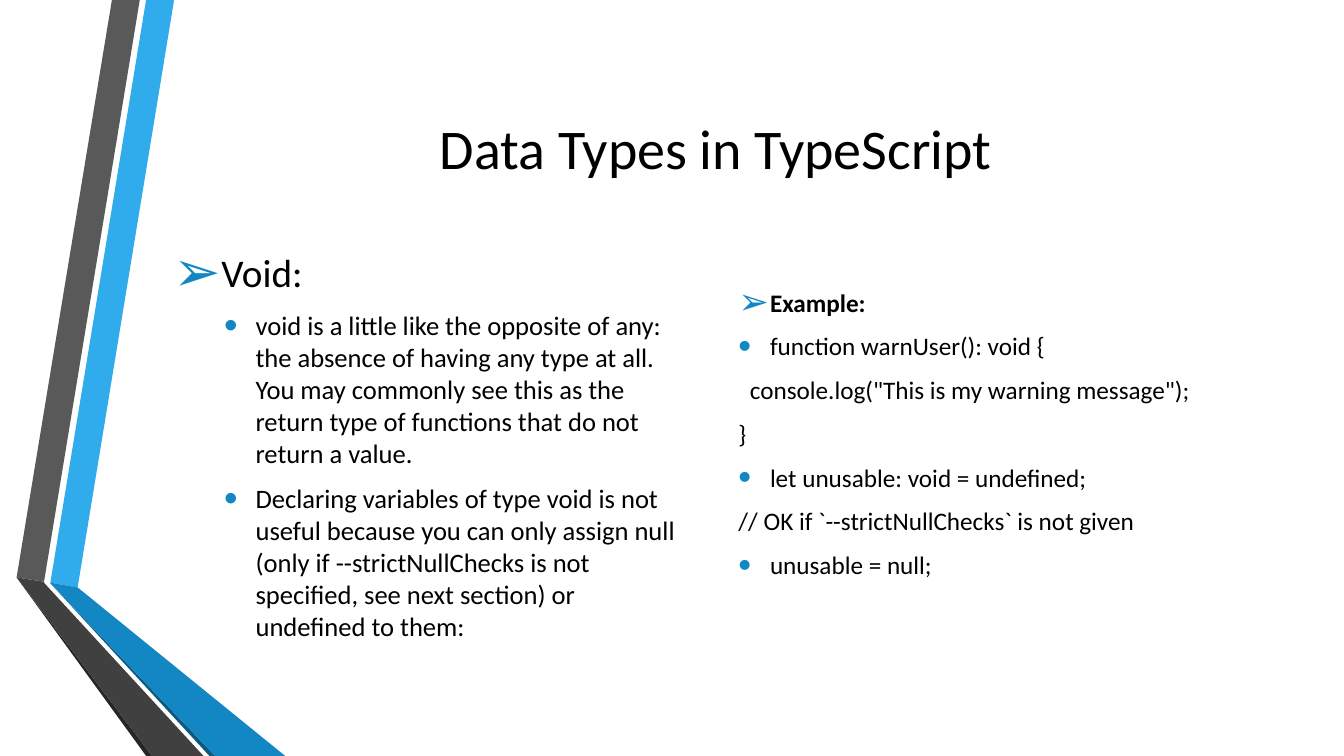
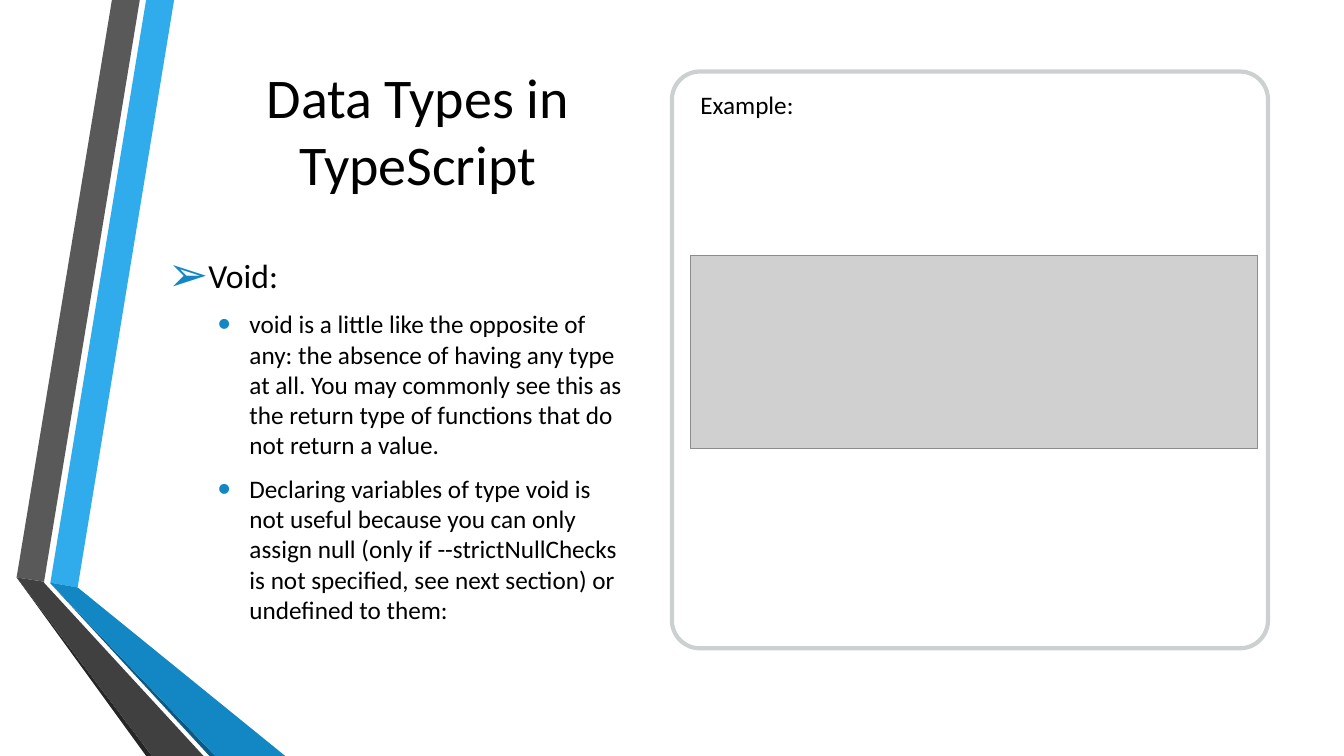
Before and after one commit to kalyank12/SoftwareParadigms, a slide deck: slide 19 of PPT/Group02-Component1.pptx. Drawn at 1344x756 pixels with LibreOffice and Linux fonts; fonts in the diff are those of the drawing; grey boxes stand for pictures; background and template pictures are left out. Boxes give left, top, right and bottom in pixels: in the first picture for what was removed or moved away, otherwise in the second. Text is boxed around its words. In the diff, an @@ line names an element or a change of style, - is before the commit and + after.

Commit message:
Add files via upload
Update with few slides contents and formatting of all slides

```diff
--- a/PPT/Group02-Component1.pptx
+++ b/PPT/Group02-Component1.pptx
@@ freeform shape removed at bbox=[50, 0, 174, 588] @@
@@ freeform shape added at bbox=[50, 0, 174, 588], fill #30ACEC @@
@@ title "Data Types in TypeScript" rewrapped from bbox=[440, 130, 992, 178] to bbox=[267, 79, 568, 194] @@
@@ rounded rectangle added at bbox=[673, 72, 1268, 648], fill #FFFFFF, outline #979D9F 3 pt @@
@@ text added at bbox=[700, 96, 793, 118], 18 pt, text #000000 @@
+Example:
@@ text "Void:": place and size @@
-text "Void:" at bbox=[221, 259, 675, 637]
+text "Void:" at bbox=[208, 264, 621, 619]
@@ text "Void:" at bbox=[208, 264, 621, 619]: size 28 to 24 pt in "Void:"; size 19 to 18 pt; line spacing 1.1 to 1 @@
@@ picture added at bbox=[691, 255, 1258, 449] @@
@@ text removed at bbox=[750, 294, 1189, 577] @@
-➢ Example:
-• function warnUser(): void {
-console.log("This is my warning message");
-}
-• let unusable: void = undefined;
-// OK if `--strictNullChecks` is not given
-• unusable = null;
@@ freeform shape removed at bbox=[50, 583, 285, 756] @@
@@ freeform shape added at bbox=[50, 583, 285, 756], fill #1287C3 @@
```
Also in this commit, not shown: 18 other slides changed.
